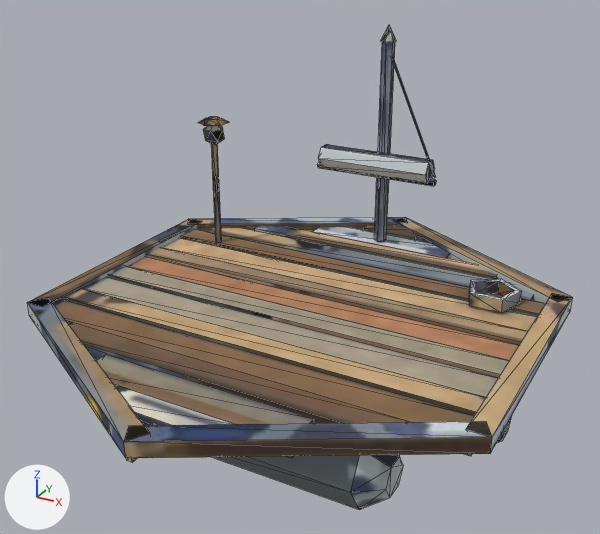
What one commit did to the glTF model client/public/city/raft-a-age20-lite.glb.
Rendered twice from a camera (50 mm lens) standing at (1.219, -2.228, 1.616) and looking at (0.015, -0.04, 0.522). The lights are fixed; the arrows at lower left show +X, +Y and +Z. The first picture is the older version. Mesh edges are drawn as thin lines. Where no turn or scale is listed for an object, it has been applied to the vertices. Vertices at exactly the same position are counted once.

In view in the first picture: 'raft-a-age20-lite'.
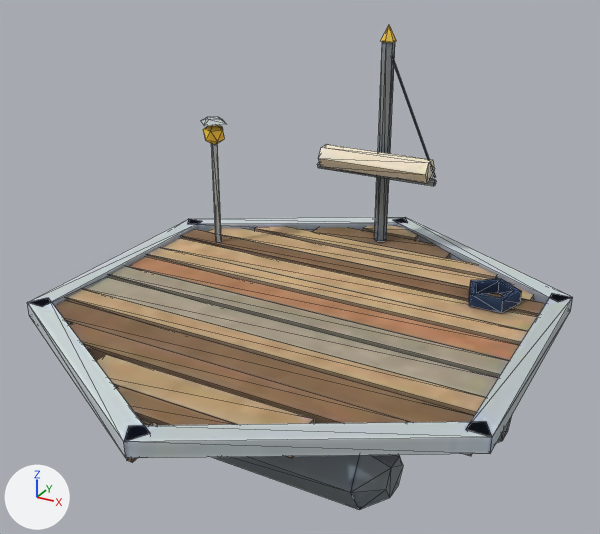
The change, as a list of edits to the scene's bpy script:
```text
Change me_raft_a_age20_lite:
    used by ob_raft_a_age20_lite; location = (0.0, 0.0, 0.618)
    remove me_raft_a_age20_lite.from_pydata(...)  # 335 vertices, 598 faces; spans x -0.8..0.8, y -0.92..0.92, z -0.59..0.59
    add me_raft_a_age20_lite.from_pydata(...)  # 331 vertices, 590 faces; spans x -0.8..0.8, y -0.92..0.92, z -0.59..0.59
    me_raft_a_age20_lite part 1
    6 vertices are removed from x -0.61..-0.51, y 0.3..0.36, z 0.24..0.25
    18 faces are deleted
    2 vertices move from x -0.53..-0.51, y 0.35..0.36, z 0.24..0.25 to x -0.53..-0.5, y 0.33, z 0.24..0.25
    2 vertices are added at (-0.62, 0.33, 0.24), (-0.59, 0.33, 0.25)
    10 new faces join them
    me_raft_a_age20_lite part 2: 510 kept faces spanning x -0.8..0.8, y -0.92..0.92, z -0.59..0.59 get new texture (UV) coordinates
```

Where the change shows, as pixel boxes (x1, y1, x2, y2) in the pictures (600 x 534 px):
part 1 of me_raft_a_age20_lite, cut back
    before: (198, 117, 229, 126)
    after: (201, 117, 226, 126)
part 2 of me_raft_a_age20_lite, surface changed
    both: (27, 25, 573, 509)
